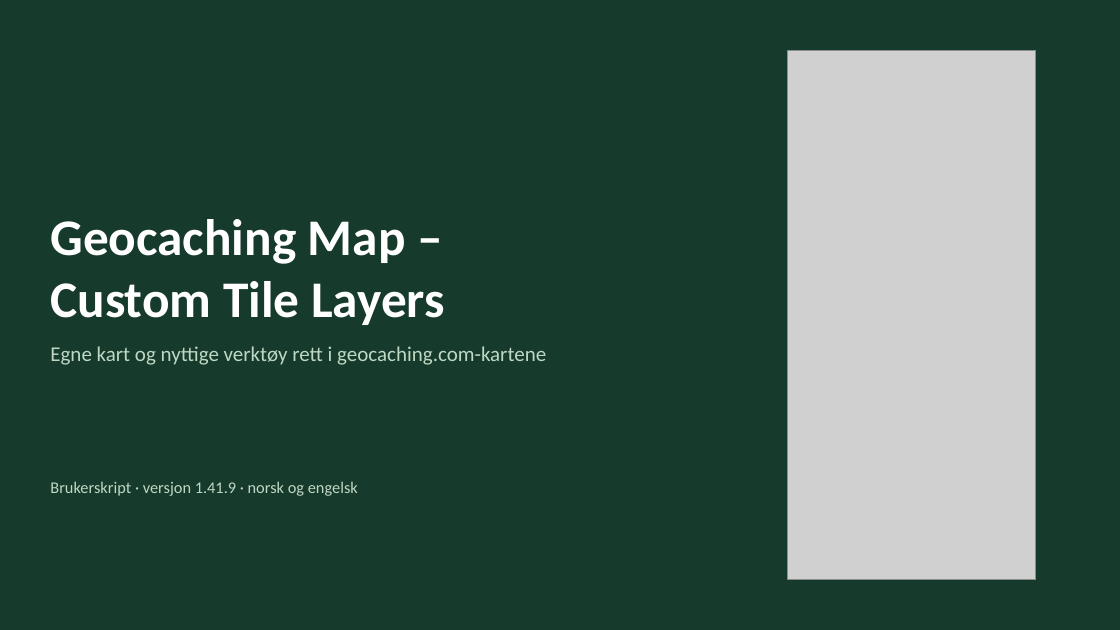
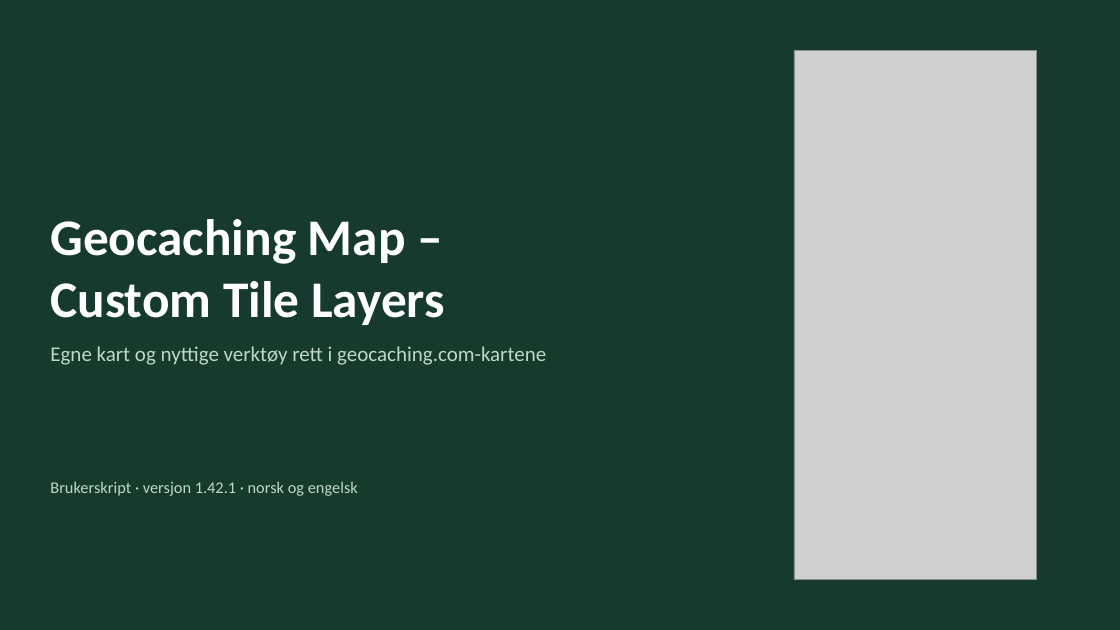
Before and after one commit to knutos/custom-tiles, a slide deck: slide 1 of docs/Geocaching-Map-Custom-Tile-Layers-Presentasjon.pptx. Drawn at 1120x630 pixels with LibreOffice and Linux fonts; fonts in the diff are those of the drawing; grey boxes stand for pictures. Boxes give left, top, right and bottom in pixels: in the first picture for what was removed or moved away, otherwise in the second. Text is boxed around its words. In the diff, an @@ line names an element or a change of style, - is before the commit and + after.

```diff
--- a/docs/Geocaching-Map-Custom-Tile-Layers-Presentasjon.pptx
+++ b/docs/Geocaching-Map-Custom-Tile-Layers-Presentasjon.pptx
@@ picture: place and size @@
-picture at (788,50,1036,580)
+picture at (794,50,1036,580)
@@ text at (50,481,358,496): text changed @@
-Brukerskript · versjon 1.41.9 · norsk og engelsk
+Brukerskript · versjon 1.42.1 · norsk og engelsk
```
Also in this commit, not shown: 13 other slides changed, 7 other files.
